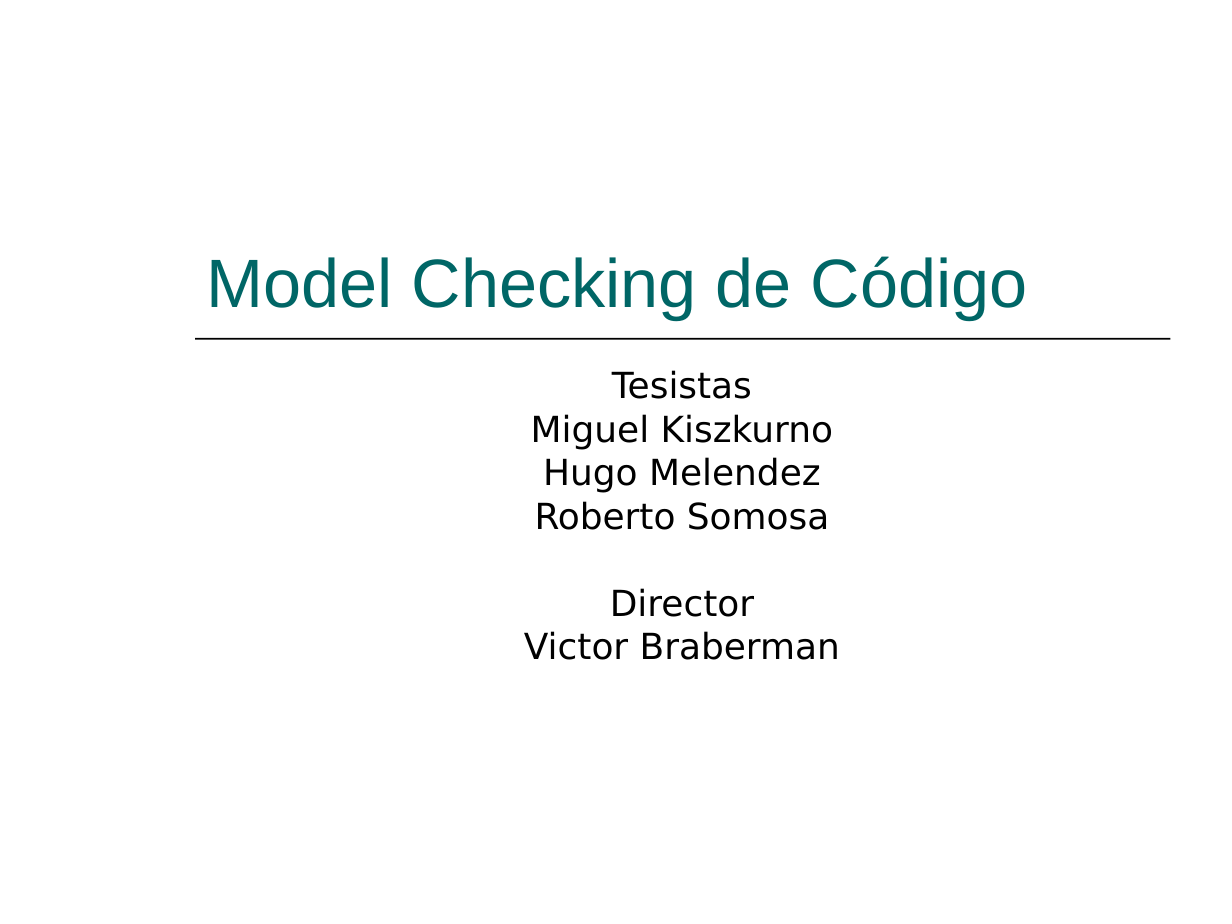
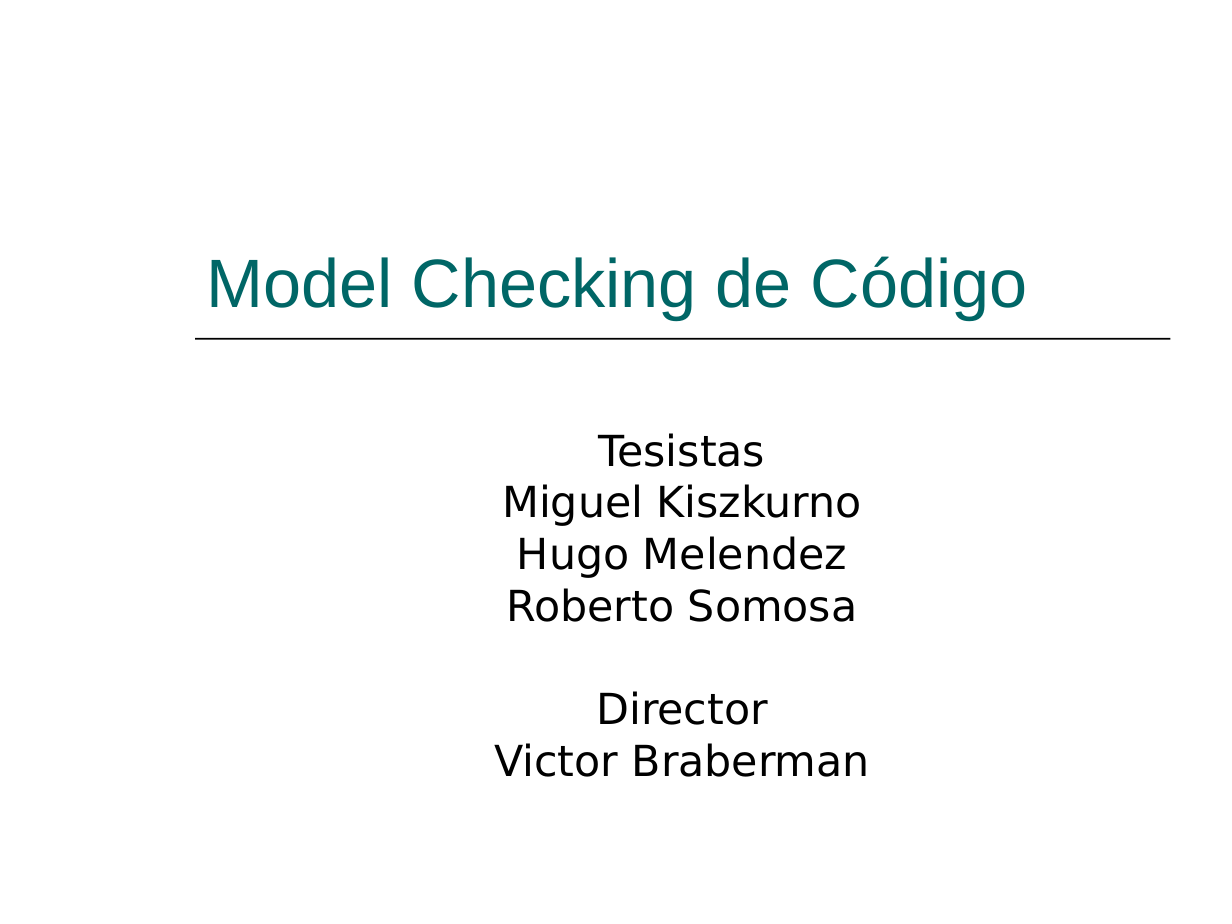
Before and after one commit to hugomelendez/tesis-jpf-2006, a slide deck: slide 1 of tesis-doc/Presentación.ppt. Drawn at 1232x924 pixels with LibreOffice and Linux fonts; fonts in the diff are those of the drawing. Boxes give left, top, right and bottom in pixels: in the first picture for what was removed or moved away, otherwise in the second. Text is boxed around its words. In the diff, an @@ line names an element or a change of style, - is before the commit and + after.

```diff
--- a/tesis-doc/Presentación.ppt
+++ b/tesis-doc/Presentación.ppt
@@ subtitle "Tesistas" at box(494, 433, 870, 777): size 21 to 25 pt; more space between paragraphs @@
```
Also in this commit, not shown: 6 other slides changed, 38 slides added.
